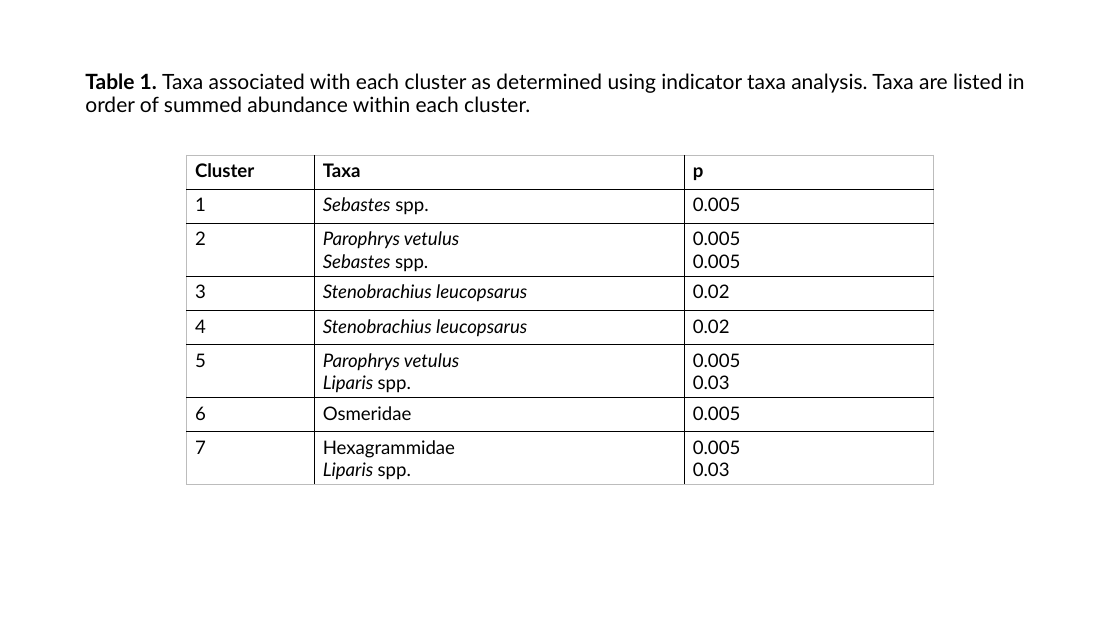
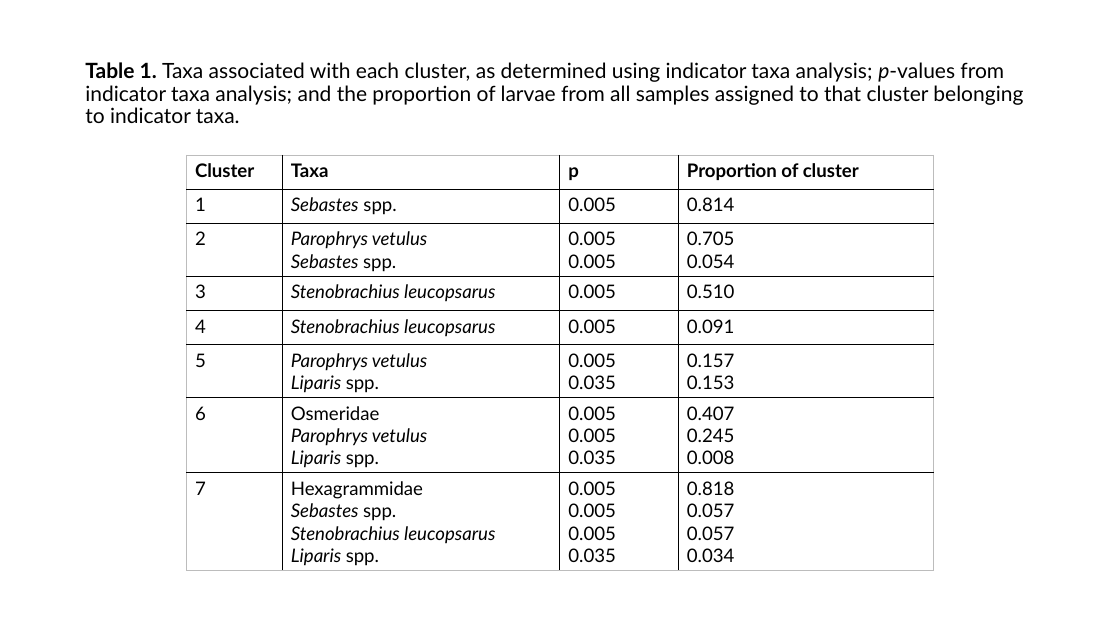
Before and after one commit to LukeABobay/larval-fish-community-analysis, a slide deck: slide 3 of Figures and tables final data set.pptx. Drawn at 1120x630 pixels with LibreOffice and Linux fonts; fonts in the diff are those of the drawing. Boxes give left, top, right and bottom in pixels: in the first picture for what was removed or moved away, otherwise in the second. Text is boxed around its words. In the diff, an @@ line names an element or a change of style, - is before the commit and + after.

```diff
--- a/Figures and tables final data set.pptx
+++ b/Figures and tables final data set.pptx
@@ title at bbox=[85, 62, 1023, 123]: text changed @@
-Table 1. Taxa associated with each cluster as determined using indicator taxa analysis. Taxa are listed in order of summed abundance within each cluster.
+Table 1. Taxa associated with each cluster, as determined using indicator taxa analysis; p-values from indicator taxa analysis; and the proportion of larvae from all samples assigned to that cluster belonging to indicator taxa.
@@ table at bbox=[187, 155, 933, 572] @@
-column 2: Taxa | Sebastes spp. | Parophrys vetulus / Sebastes spp. | Stenobrachius leucopsarus | Stenobrachius leucopsarus | Parophrys vetulus / Liparis spp. | Osmeridae | Hexagrammidae / Liparis spp.
-column 3: p | 0.005 | 0.005 / 0.005 | 0.02 | 0.02 | 0.005 / 0.03 | 0.005 | 0.005 / 0.03
+column 2: Taxa | Sebastes spp. | Parophrys vetulus / Sebastes spp. | Stenobrachius leucopsarus | Stenobrachius leucopsarus | Parophrys vetulus / Liparis spp. | Osmeridae / Parophrys vetulus / Liparis spp. | Hexagrammidae / Sebastes spp. / Stenobrachius leucopsarus / Liparis spp.
+column 3: p | 0.005 | 0.005 / 0.005 | 0.005 | 0.005 | 0.005 / 0.035 | 0.005 / 0.005 / 0.035 | 0.005 / 0.005 / 0.005 / 0.035
+column 4: Proportion of cluster | 0.814 | 0.705 / 0.054 | 0.510 | 0.091 | 0.157 / 0.153 | 0.407 / 0.245 / 0.008 | 0.818 / 0.057 / 0.057 / 0.034
```
Also in this commit, not shown: 8 other slides changed, 9 other files.
